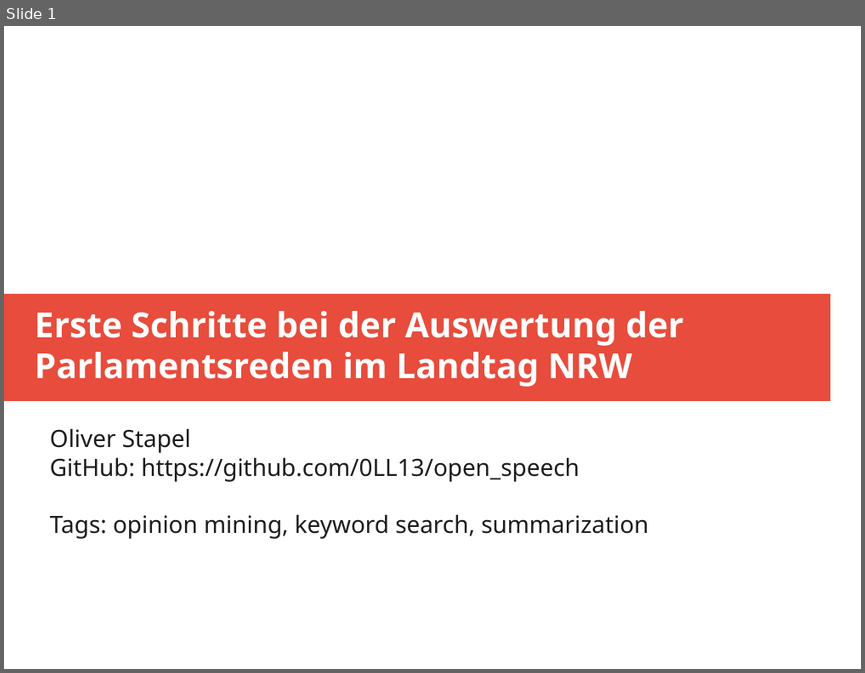
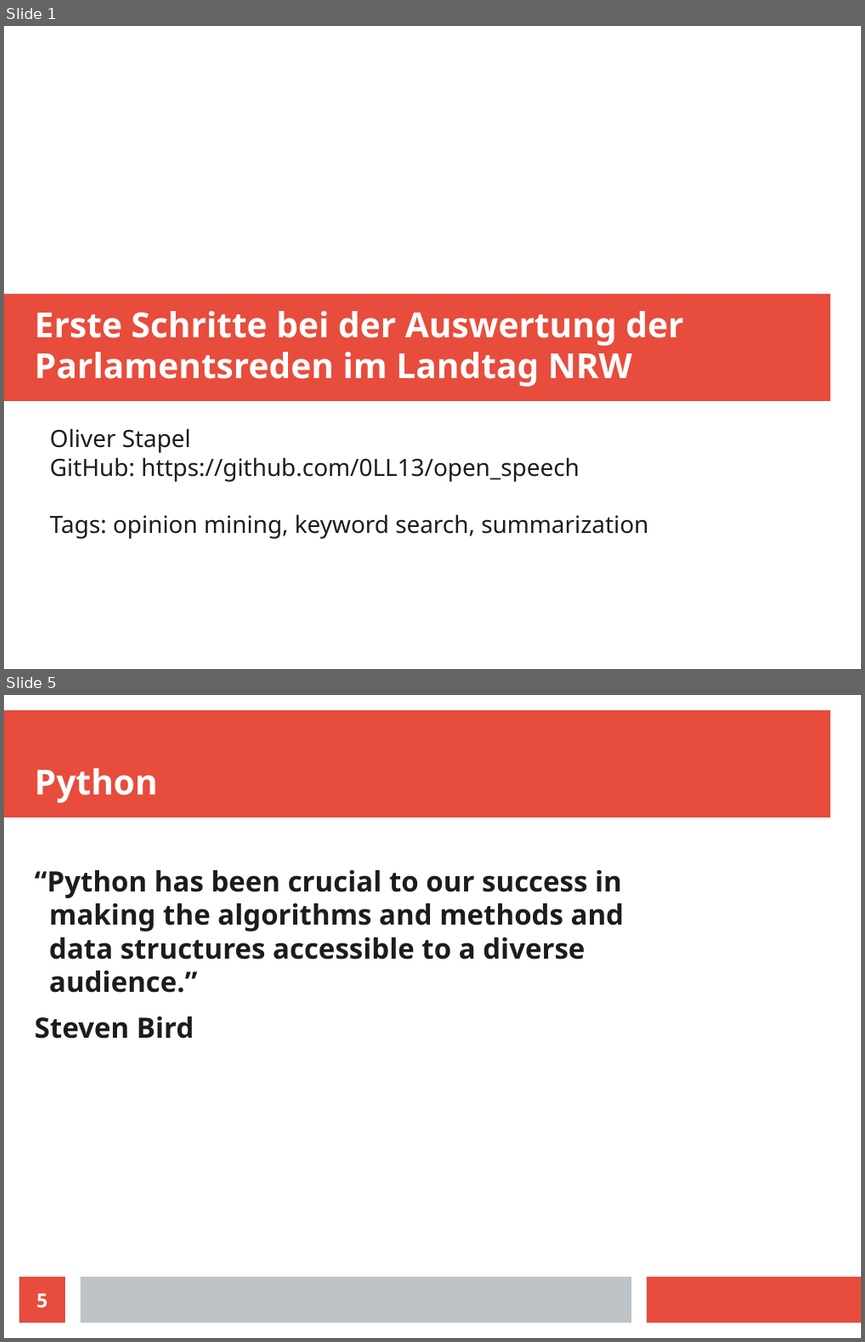
Before and after one commit to 0LL13/open_speech, a slide deck: speech_analysis.odp. Shown one above the other, each under a label of ours: slide 1 before the commit, slides 1 and 5 after it; the slides between them are not shown. The pictures are 865x673 and 865x1342 pixels, drawn with LibreOffice and Linux fonts; fonts in the diff are those of the drawing. Boxes give left, top, right and bottom in pixels: in the first picture for what was removed or moved away, otherwise in the second. Text is boxed around its words. In the diff, an @@ line names an element or a change of style, - is before the commit and + after.

```diff
--- a/speech_analysis.odp
+++ b/speech_analysis.odp
@@ slide 5 added at <box>4,695,861,1338</box>, background #FFFFFF @@
@@ rectangle added at <box>4,710,830,818</box>, fill #E74C3C @@
@@ title added at <box>35,768,158,803</box>, 32 pt, text #FFFFFF, bold @@
+Python
@@ text added at <box>35,870,624,1038</box>, 26 pt, text #1C1C1C, bold @@
+“Python has been crucial to our success in
+making the algorithms and methods and
+data structures accessible to a diverse
+audience.”
+Steven Bird
@@ page number added at <box>19,1276,65,1322</box>, fill #E74C3C, 18 pt, text #FFFFFF, bold @@
+5
@@ rectangle added at <box>80,1276,631,1322</box>, fill #BDC3C7 @@
@@ rectangle added at <box>647,1276,861,1322</box>, fill #E74C3C @@
```
Also in this commit, not shown: 2 slides changed, 7 other slides added, 5 other files.
